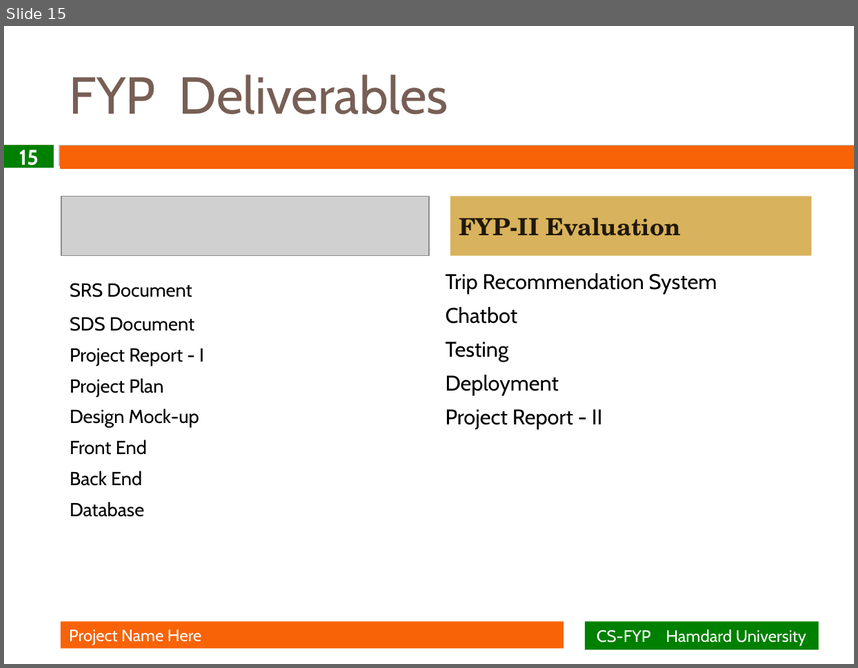
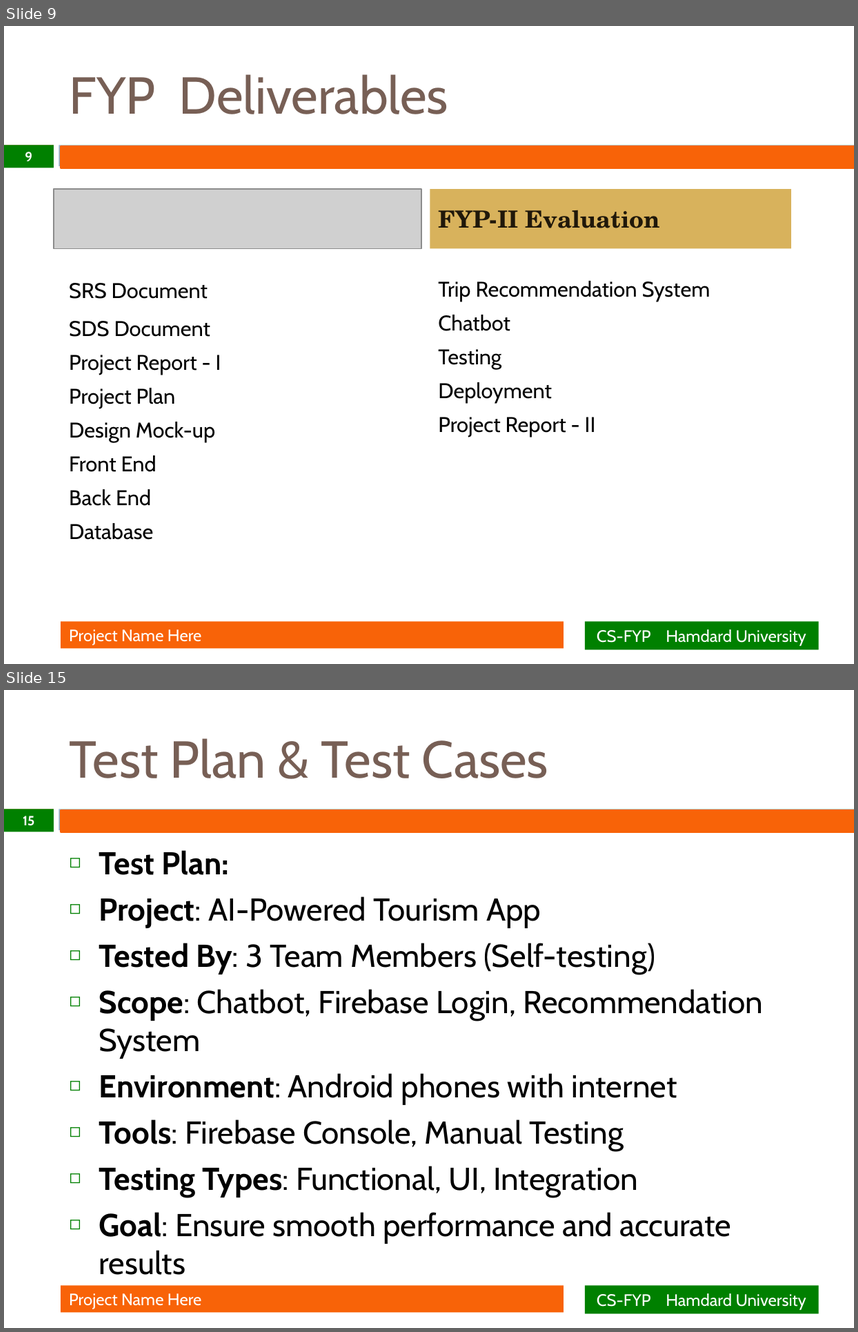
Before and after one commit to Daniyal702/TourismAppWithDocs, a slide deck: FYP Presentation.pptx. Shown one above the other, each under a label of ours: slide 15 before the commit, slides 9 and 15 after it; the slides between them are not shown. The pictures are 858x668 and 858x1332 pixels, drawn with LibreOffice and Linux fonts; fonts in the diff are those of the drawing; grey boxes stand for pictures; background and template pictures are left out. Boxes give left, top, right and bottom in pixels: in the first picture for what was removed or moved away, otherwise in the second. Text is boxed around its words. In the diff, an @@ line names an element or a change of style, - is before the commit and + after.

```diff
--- a/FYP Presentation.pptx
+++ b/FYP Presentation.pptx
@@ slide 15 added at (4,690,854,1328), background #FFFFFF; not listed: 3 template elements that a slide beside it also shows @@
@@ title added at (70,738,548,778), 44 pt, text #775F55 @@
+Test Plan & Test Cases
@@ page number added at (4,809,53,832), fill #008000, 11.2 pt, text #FFFFFF, bold @@
+15
@@ text added at (99,850,763,1243), 26.8 pt, text #000000 @@
+◻ Test Plan:
+◻ Project: AI-Powered Tourism App
+◻ Tested By: 3 Team Members (Self-testing)
+◻ Scope: Chatbot, Firebase Login, Recommendation System
+◻ Environment: Android phones with internet
+◻ Tools: Firebase Console, Manual Testing
+◻ Testing Types: Functional, UI, Integration
+◻ Goal: Ensure smooth performance and accurate results
@@ rectangle added at (61,1285,564,1312), fill #F86308, 14 pt, text #FFFFFF @@
+Project Name Here
@@ rectangle added at (584,1285,818,1313), fill #008000, 14 pt, text #FFFFFF @@
+CS-FYP Hamdard University
@@ what was slide 15 is now slide 9 @@
@@ slide 9 changed as well @@
@@ page number at (25,152,32,161): text changed; size 18 to 11.2 pt @@
-15
+9
@@ picture: place and size @@
-picture at (61,196,429,256)
+picture at (53,190,421,249)
@@ rectangle "FYP-II Evaluation": place and size @@
-rectangle "FYP-II Evaluation" at (450,196,811,256)
+rectangle "FYP-II Evaluation" at (430,190,791,249)
@@ text "SRS Document" at (69,283,221,539): size 16 to 18 pt @@
@@ text "Trip Recommendation System": place and size @@
-text "Trip Recommendation System" at (446,273,717,429)
+text "Trip Recommendation System" at (438,281,711,437)
```
Also in this commit, not shown: 13 other slides changed, 1 other slide added, 2 slides removed.
